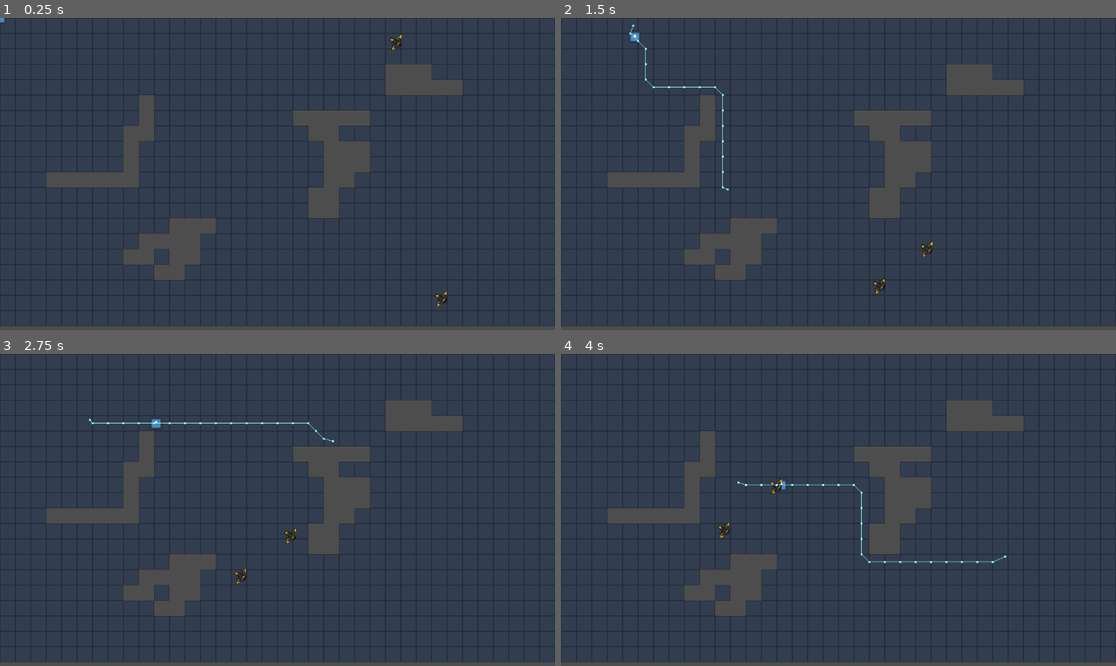
Above: before the commit, frames 1-4 (two rows, left to right).
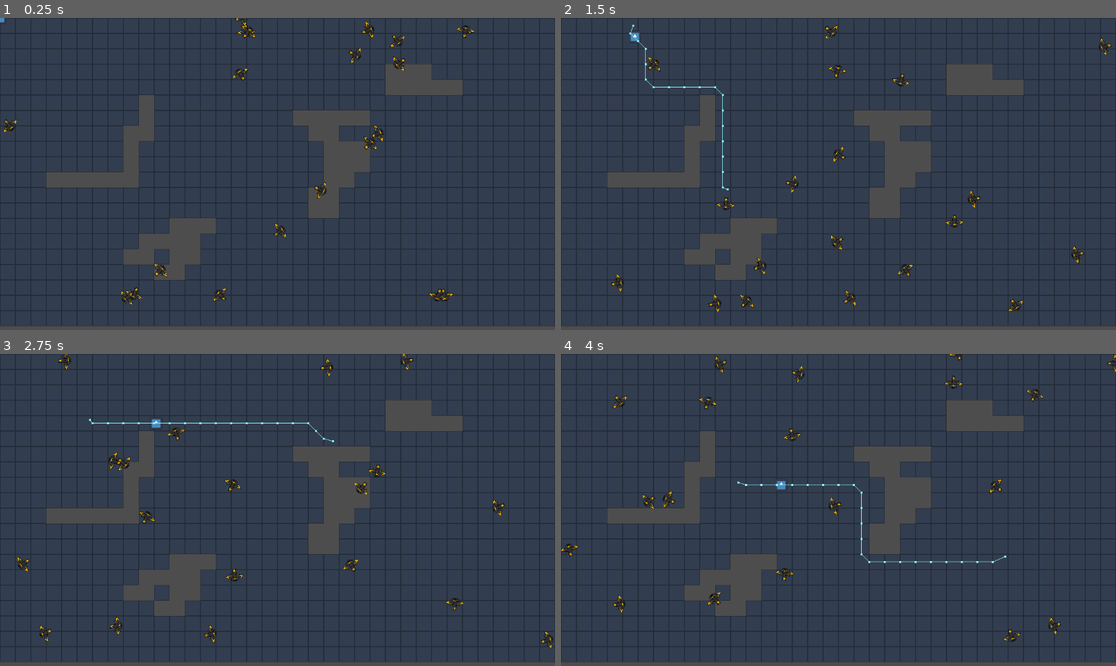
Above: after the commit, the same moments.

Repository: xStoffer/2D-Boid-Nav
Game: Godot game, scene res://Scenes/main.tscn
Two runs of this game, one before a commit and one after it. Both use one fixed random seed, a clock stepped at 60 frames per second and the inputs below. The engine's default icon, where the game draws it, is replaced by a stand-in: a white triangle on a blue panel in a dark square.
Inputs (mouse positions are in pixels of both pictures, inside the frame that each line leads up to):
- Up to frame 1 (0.25 s): no input
- Up to frame 2 (1.5 s): move the mouse to (960, 158) at 0.52 s; hold Right mouse button (right_click) 0.53-1.28 s; move the mouse to (727, 189) at 1.27 s; right-click (727, 189) at 1.35 s
- Up to frame 3 (2.75 s): move the mouse to (333, 441) at 2.02 s; hold Right mouse button (right_click) from 2.03 s (still down)
- Up to frame 4 (4 s): move the mouse to (810, 572) at 2.77 s; release Right mouse button (right_click) at 2.78 s; right-click (810, 572) at 2.85 s; move the mouse to (1005, 556) at 3.52 s; hold Right mouse button (right_click) from 3.53 s (still down)

The runs differ from the first frame. In frame 1, 0.9% of the frame differs, in the area x 0-86%, y 0-93%; in frame 2, 1.1%, in the area x 9-100%, y 2-95%; in frame 3, 1.1%; in frame 4, 1.1%.

Commit message:
Beginning Of Boid Steering
Not there yet but it works

Diff:
--- a/2d-boid-nav/Scenes/drone.gd
+++ b/2d-boid-nav/Scenes/drone.gd
@@ -3,53 +3,69 @@
 enum Drone{}
 
 var random_dir
+var dir
 var movement_speed = 150
 var drones_in_range: Array[Node2D] = []
+
+@export var Steer_Strength = 0.05
+@export var Seperation = 1
+@export var Cohesion = 1
+@export var Alignment = 1
+
 
 # Called when the node enters the scene tree for the first time.
 func _ready() -> void:
 	var random_angle = randf_range(0, 2 * PI)
 	random_dir = Vector2(cos(random_angle), sin(random_angle)).normalized()
 	rotation = random_angle
+	dir = random_dir
 
 # Called every frame. 'delta' is the elapsed time since the previous frame.
 func _process(delta: float) -> void:
 	pass
 
 func _physics_process(delta: float) -> void:
-	var dir = random_dir
-	linear_velocity = dir*movement_speed
-	#apply_central_force(random_dir*movement_speed)
-	#add physics to make the drone actually move in a random dir
-	#then add a box, in which they teleport to the other side once a edge is hit
+	dir += _Steer_Apply()*Steer_Strength
+	rotation = dir.angle()
+
 	if self.position.x < 0:
 		global_position.x = 1200
-		linear_velocity = dir*movement_speed
 	if self.position.x > 1200:
 		global_position.x = 0
-		linear_velocity = dir*movement_speed
 	if self.position.y < 0:
 		global_position.y = 600
-		linear_velocity = dir*movement_speed
 	if self.position.y > 600:
 		global_position.y = 0
-		linear_velocity = dir*movement_speed
+
+	#if linear_velocity.length() < 50:
+		#linear_velocity += dir*movement_speed
+	linear_velocity = dir.normalized()*movement_speed
+
+
+func _Steer_Apply() -> Vector2:
+	var direction = Vector2.ZERO
+	direction =+ Seperation * _Steer_Seperation()
+	+ Alignment * _Steer_Alignment()
+	+ Cohesion * _Steer_Cohesion()
+	return direction.normalized()
 
 func _Steer_Seperation() -> Vector2:
 	var direction = Vector2.ZERO
-	return direction
+	for drone in drones_in_range:
+		var ratio = 1
+		direction -= ratio * (drone.global_position - global_position)
+	return direction.normalized()
 
 func _Steer_Cohesion() -> Vector2:
 	var direction = Vector2.ZERO
 	return direction
 
-func _Steer_Center() -> Vector2:
+func _Steer_Alignment() -> Vector2:
 	var direction = Vector2.ZERO
 	return direction
 
 func _on_boid_area_area_entered(body : Area2D) -> void:
 	var drone = body.get_parent()
-	print('Im in danger')
 	if not drone.is_in_group("Drones"):
 		return
 
@@ -60,7 +76,7 @@
 		return
 
 	drones_in_range.append(drone)
-	print(name, " sees: ", drone.name, " at ", drone.global_position)
+	#print(name, " sees: ", drone.name, " at ", drone.global_position)
 
 	pass # Replace with function body.
 
@@ -69,5 +85,5 @@
 	var drone = body.get_parent()
 	if drones_in_range.has(drone):
 		drones_in_range.erase(drone)
-		print(name, " lost sight of: ", drone.name)
+		#print(name, " lost sight of: ", drone.name)
 	pass # Replace with function body.
--- a/2d-boid-nav/Scenes/drone_spawner.gd
+++ b/2d-boid-nav/Scenes/drone_spawner.gd
@@ -1,7 +1,7 @@
 extends Node2D
 
 @export var drone_scene: PackedScene = preload("res://Scenes/drone.tscn")
-@export var spawn_count: int = 2  # Number of enemies per wave
+@export var spawn_count: int = 20  # Number of enemies per wave
 @export var spawn_area: Rect2 = Rect2(0, 0, 1000, 1000)
 
 # Called when the node enters the scene tree for the first time.
